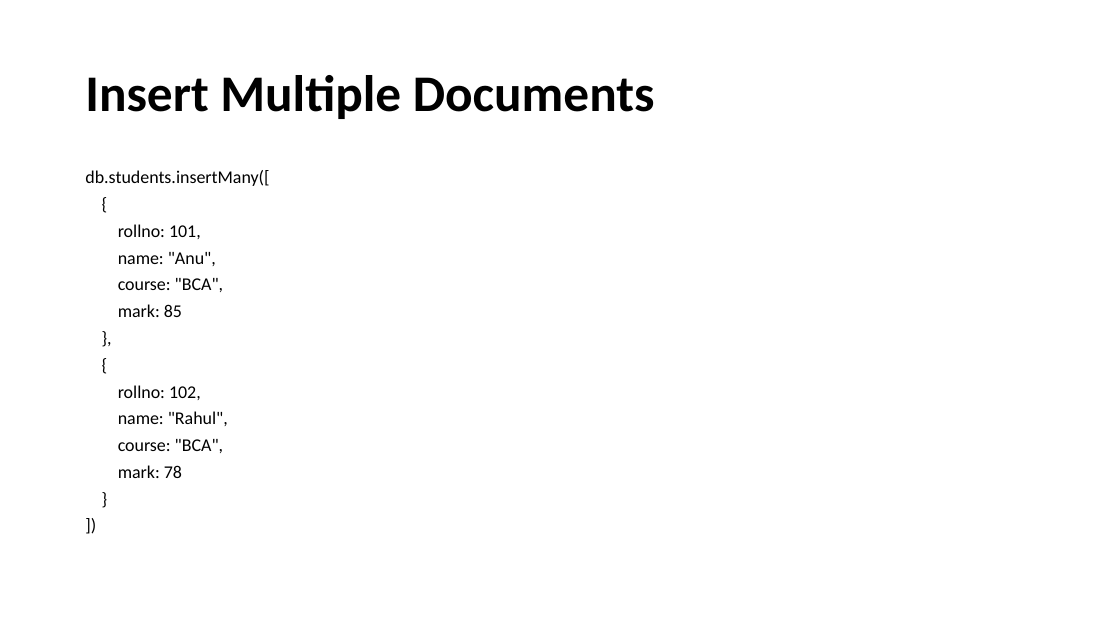
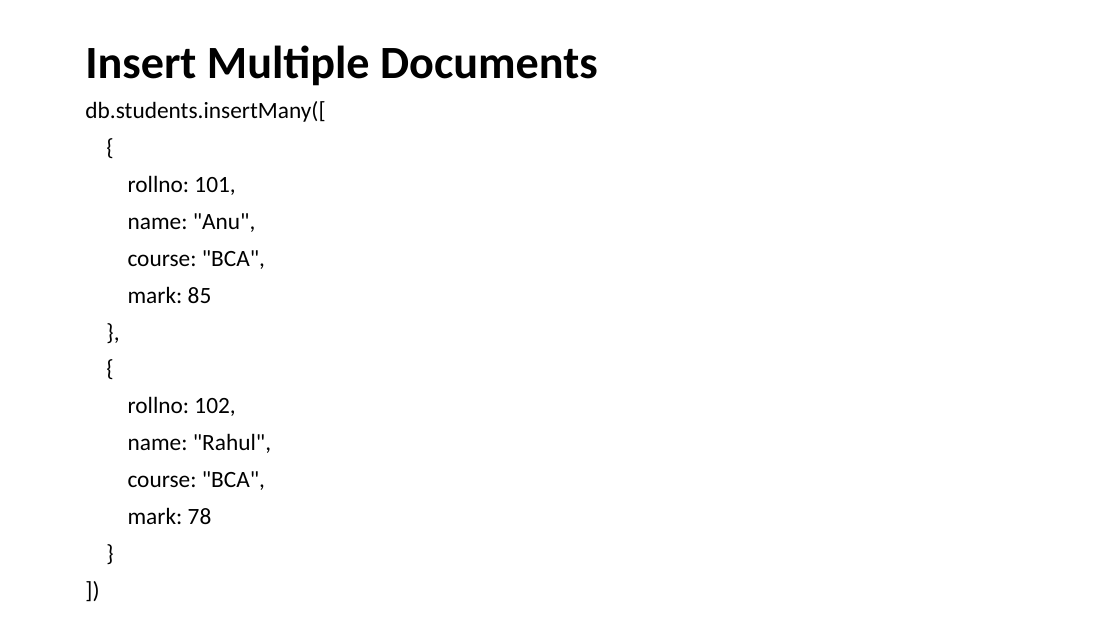
Before and after one commit to JohnMBITS/S3-BCA-DBMS, a slide deck: slide 9 of MONGODB.pptx. Drawn at 1120x630 pixels with LibreOffice and Linux fonts; fonts in the diff are those of the drawing. Boxes give left, top, right and bottom in pixels: in the first picture for what was removed or moved away, otherwise in the second. Text is boxed around its words. In the diff, an @@ line names an element or a change of style, - is before the commit and + after.

```diff
--- a/MONGODB.pptx
+++ b/MONGODB.pptx
@@ title "Insert Multiple Documents" at (85, 45, 598, 86): size 44 to 39.6 pt @@
@@ text "db.students.insertMany([": place and size @@
-text "db.students.insertMany([" at (85, 170, 269, 478)
+text "db.students.insertMany([" at (85, 101, 325, 524)
@@ text "db.students.insertMany([" at (85, 101, 325, 524): size 15.4 to 20 pt; line spacing 0.7 to 0.9 @@
```
Also in this commit, not shown: 3 other slides changed, 1 other file.
